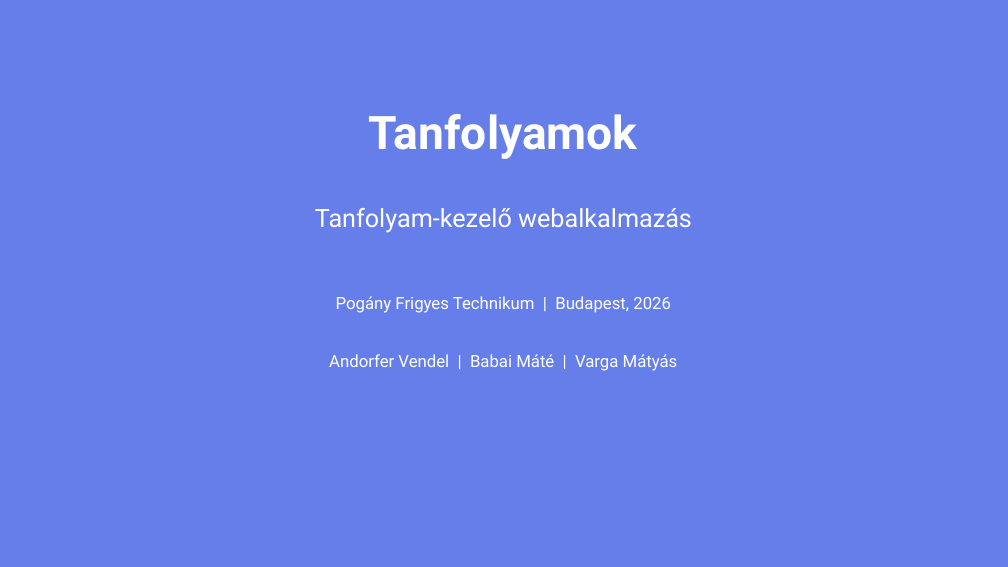
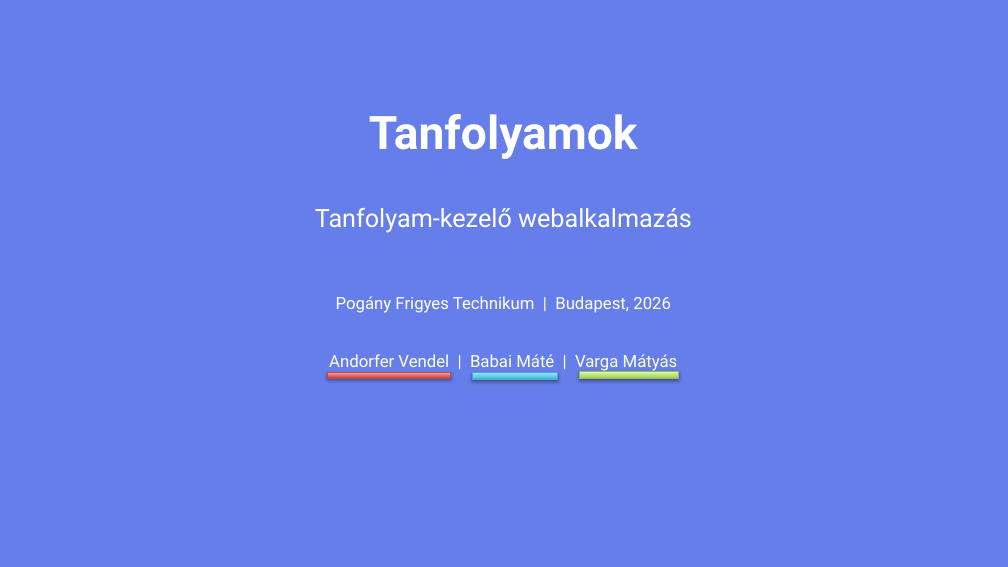
Before and after one commit to vargamatyas109-web/Tanfolyamok, a slide deck: slide 1 of Tanfolyamok_prezentacio.pptx. Drawn at 1008x567 pixels with LibreOffice and Linux fonts; fonts in the diff are those of the drawing. Boxes give left, top, right and bottom in pixels: in the first picture for what was removed or moved away, otherwise in the second. Text is boxed around its words. In the diff, an @@ line names an element or a change of style, - is before the commit and + after.

```diff
--- a/Tanfolyamok_prezentacio.pptx
+++ b/Tanfolyamok_prezentacio.pptx
@@ rectangle added at [327,373,451,379], fill gradient #D1403C to #FFA6A5, outline #BF4C48 0.75 pt @@
@@ rectangle added at [473,373,557,380], fill gradient #39B7D8 to #A7E6FF, outline #46AAC5 0.75 pt @@
@@ rectangle added at [579,372,679,380], fill gradient #A0CA4A to #DAFFA5, outline #98B955 0.75 pt @@
```
Also in this commit, not shown: 13 other slides changed.
